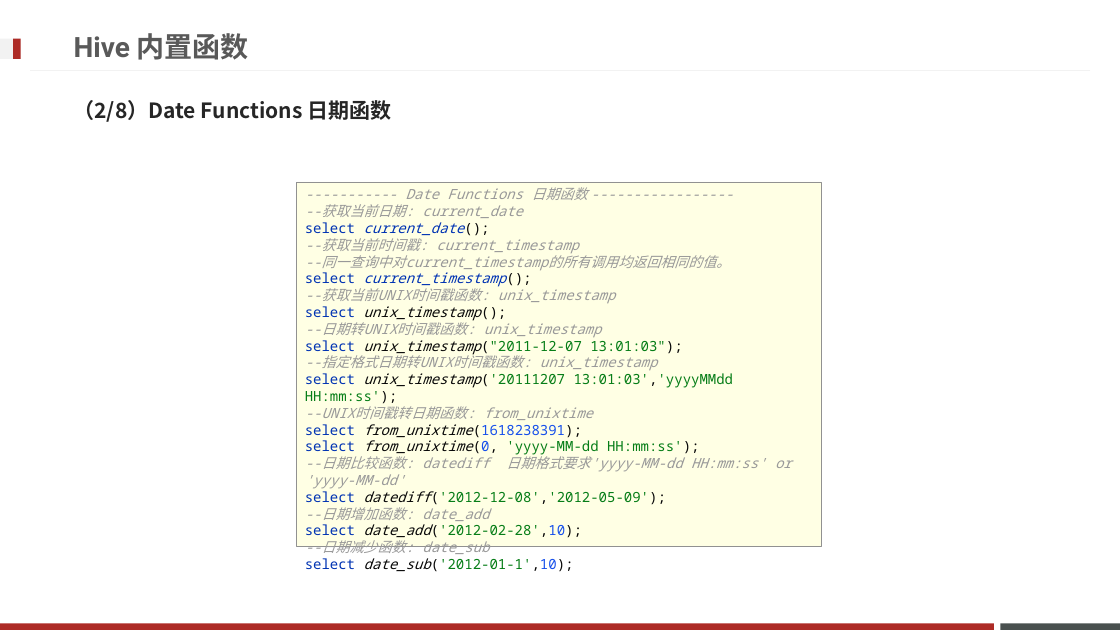
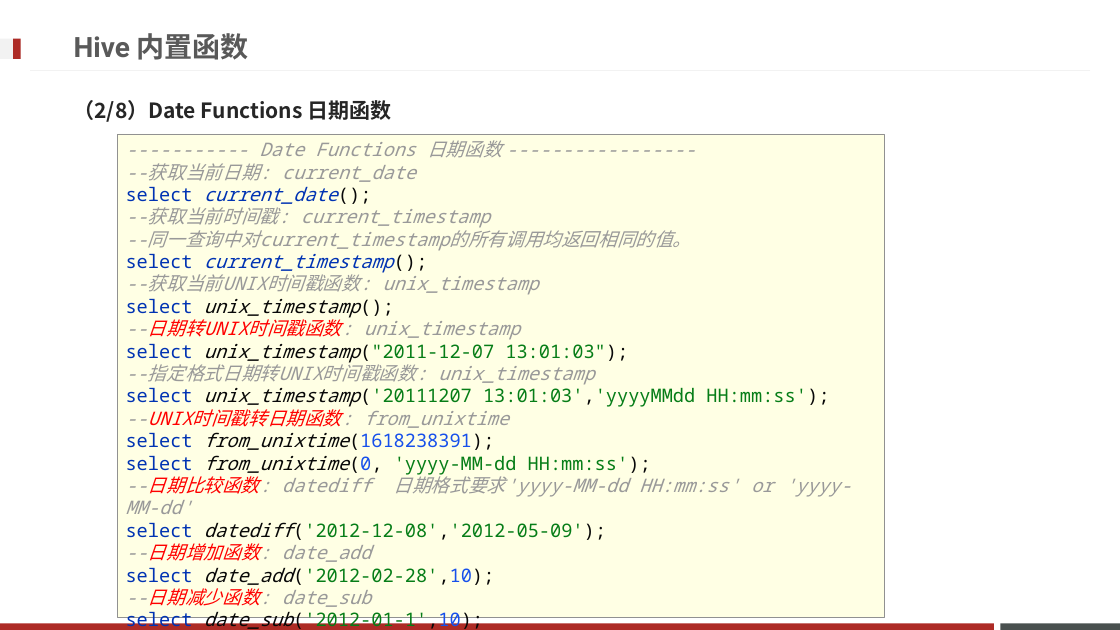
Before and after one commit to Legolas9999/big_data, a slide deck: slide 105 of Hadoop/大数据离线阶段--07(Hive DQL语法).pptx. Drawn at 1120x630 pixels with LibreOffice and Linux fonts; fonts in the diff are those of the drawing; background and template pictures are left out. Boxes give left, top, right and bottom in pixels: in the first picture for what was removed or moved away, otherwise in the second. Text is boxed around its words. In the diff, an @@ line names an element or a change of style, - is before the commit and + after.

```diff
--- a/Hadoop/大数据离线阶段--07(Hive DQL语法).pptx
+++ b/Hadoop/大数据离线阶段--07(Hive DQL语法).pptx
@@ rectangle "----------- Date Functions 日期函数 ----------------- ...": place and size @@
-rectangle "----------- Date Functions 日期函数 ----------------- ..." at [297, 181, 822, 546]
+rectangle "----------- Date Functions 日期函数 ----------------- ..." at [118, 134, 885, 618]
@@ rectangle "----------- Date Functions 日期函数 ----------------- ..." at [118, 134, 885, 618]: size 12 to 16 pt; text colour #999999 to #FF0000 in "--日期转UNIX时间戳函数: --UNIX时间戳转日期函数: --日期比较函数: --日期增加函数: --日期减少函数 ..." @@
```
Also in this commit, not shown: 19 other slides changed.
